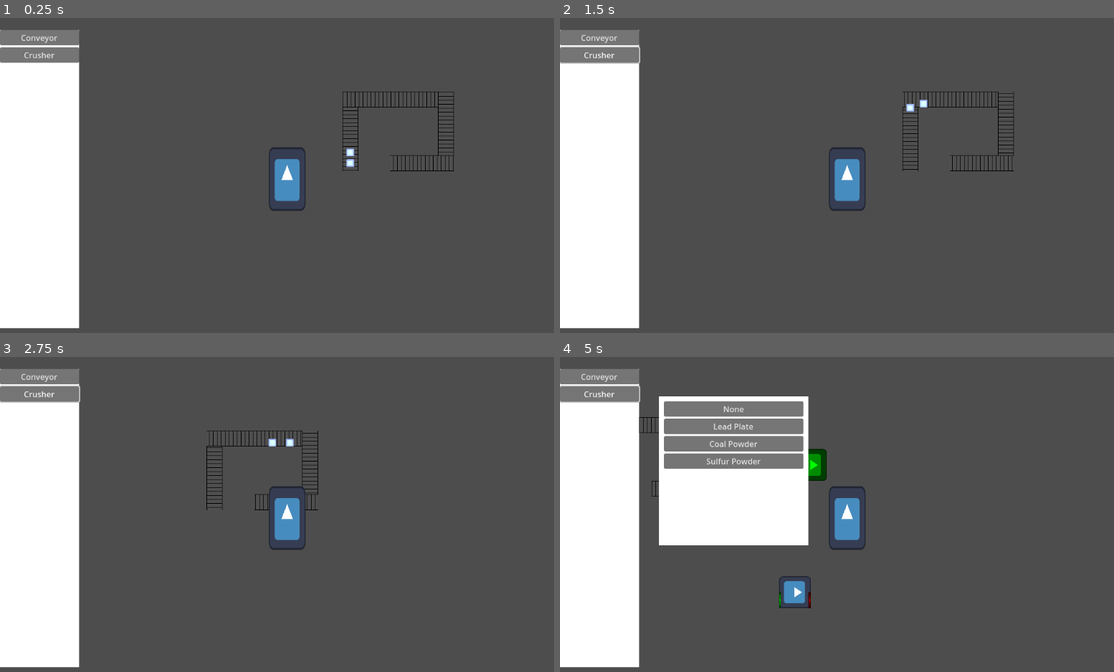
Above: before the commit, frames 1-4 (two rows, left to right).
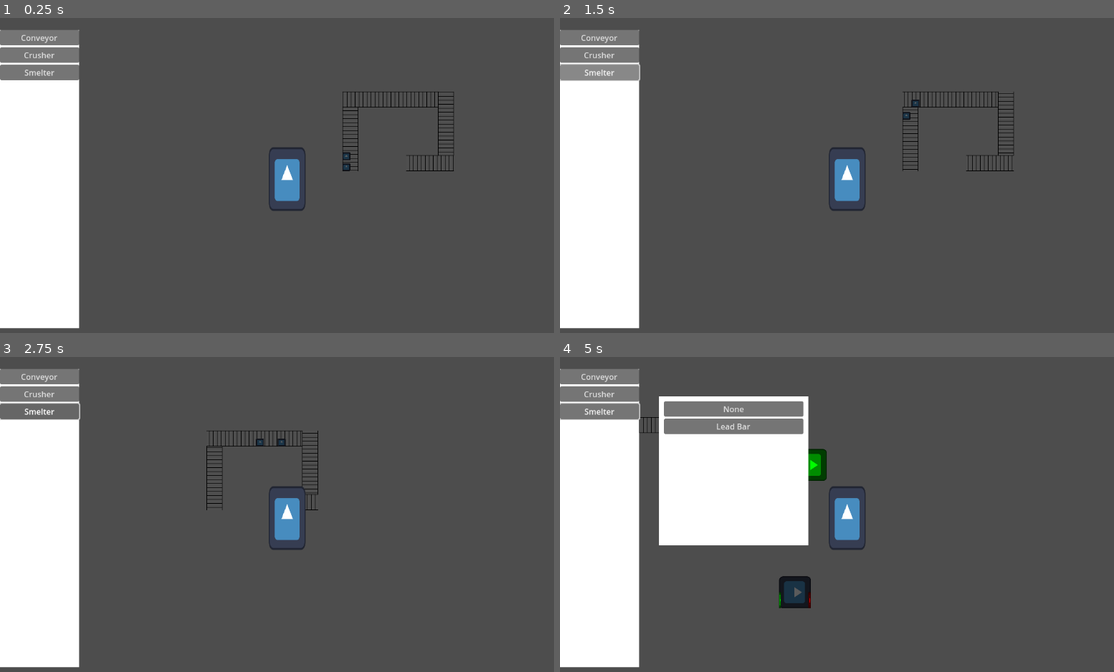
Above: after the commit, the same moments.

Repository: BenjaminWootten/UD-GDDC-space-exploration-jam
Game: Godot game, scene res://world.tscn
The game is run twice, just before and just after one commit, with the same random seed, the same clock (stepped at 60 frames per second) and the same inputs. The engine's default icon, where the game draws it, is replaced by a stand-in: a white triangle on a blue panel in a dark square.
Inputs (mouse positions are in pixels of both pictures, inside the frame that each line leads up to):
- Up to frame 1 (0.25 s): no input
- Up to frame 2 (1.5 s): click "Crusher" at 0.5 s; click (598, 71) at 1.25 s, where only the run after the commit has a clickable "Smelter"
- Up to frame 3 (2.75 s): move the mouse to (38, 413) at 2.02 s; press the mouse at (38, 413) at 2.03 s; hold D (right) from 2.03 s (still down)
- Up to frame 4 (5 s): move the mouse to (587, 429) at 2.77 s; release D (right) at 2.78 s; release the mouse at (587, 429) at 2.78 s; hold S (down) 2.78-3.53 s; right-click (587, 429) at 2.85 s; click (587, 429) at 2.92 s; move the mouse to (903, 448) at 3.52 s; hold D (right) 3.53-4.28 s; hold R (rotate) 3.53-4.28 s; click (903, 448) at 3.67 s; move the mouse to (803, 457) at 4.27 s; hold W (up) from 4.28 s (still down); click (803, 457) at 4.35 s

The runs differ from the first frame. In frame 1, 0.9% of the frame differs, in the area x 0-74%, y 14-49%; in frame 2, 1.0%; in frame 3, 1.0%; in frame 4, 4.1%, in the area x 0-46%, y 9-80%.

Commit message:
base machine class finished and smelter added

Diff:
--- a/UI/build_menu.tscn
+++ b/UI/build_menu.tscn
@@ -14,6 +14,7 @@
 destroy_texture = ExtResource("2_3mu45")
 crusher_texture = ExtResource("2_3mu45")
 conveyor_texture = ExtResource("2_3mu45")
+smelter_texture = ExtResource("2_3mu45")
 hitbox_2x2 = ExtResource("3_8c454")
 hitbox_1x1 = ExtResource("4_bsy6g")
 
@@ -53,6 +54,11 @@
 mouse_filter = 1
 text = "Crusher"
 
+[node name="smelter" type="Button" parent="CanvasLayer/ColorRect/VBoxContainer"]
+layout_mode = 2
+mouse_filter = 1
+text = "Smelter"
+
 [connection signal="area_entered" from="placement_preview" to="placement_preview" method="_on_body_entered"]
 [connection signal="area_exited" from="placement_preview" to="placement_preview" method="_on_body_exited"]
 [connection signal="body_entered" from="placement_preview" to="placement_preview" method="_on_body_entered"]
@@ -60,3 +66,4 @@
 [connection signal="mouse_entered" from="CanvasLayer/ColorRect" to="placement_preview" method="_on_color_rect_mouse_entered"]
 [connection signal="pressed" from="CanvasLayer/ColorRect/VBoxContainer/conveyor" to="placement_preview" method="_on_conveyor_pressed"]
 [connection signal="pressed" from="CanvasLayer/ColorRect/VBoxContainer/crusher" to="placement_preview" method="_on_crusher_pressed"]
+[connection signal="pressed" from="CanvasLayer/ColorRect/VBoxContainer/smelter" to="placement_preview" method="_on_smelter_pressed"]
--- a/UI/placement_preview.gd
+++ b/UI/placement_preview.gd
@@ -20,6 +20,8 @@
 var crusher_path = preload("res://buildings/crafters/crusher.tscn")
 @export var conveyor_texture: CompressedTexture2D
 var conveyor_path = preload("res://buildings/conveyors/conveyor.tscn")
+@export var smelter_texture: CompressedTexture2D
+var smelter_path = preload("res://buildings/crafters/smelter.tscn")
 
 @export var hitbox_2x2: RectangleShape2D
 @export var hitbox_1x1: RectangleShape2D
@@ -95,3 +97,9 @@
 	# Temporary to account for placeholder texture size/color
 	sprite.scale = Vector2(0.5,0.5)
 	sprite.modulate = Color(0,1,0)
+
+func _on_smelter_pressed():
+	placement_start(smelter_texture,  hitbox_2x2, 16, smelter_path)
+	# Temporary to account for placeholder texture size/color
+	sprite.scale = Vector2(0.5,0.5)
+	sprite.modulate = Color(0,1,0)
--- a/UI/recipe_select.gd
+++ b/UI/recipe_select.gd
@@ -11,4 +11,4 @@
 		button.text=building.recipes[recipe]["output_type"].replace("_", " ").capitalize()
 		$MarginContainer/ScrollContainer/MarginContainer/VBoxContainer.add_child(button)
 		recipe_data.append(building.recipes[recipe])
-		button.pressed.connect(building._button_pressed.bind(button.text.replace(" ", "_").to_lower()))
+		button.pressed.connect(building._button_pressed.bind(building.recipes[recipe]["output_type"]))
--- a/buildings/building resources/input.gd
+++ b/buildings/building resources/input.gd
@@ -8,7 +8,7 @@
 	input_updated.connect(machine._on_input_updated)
 
 func _on_body_entered(body):
-	if body.get_meta("item_type") == input_type:
+	if body.item_type == input_type:
 		machine.input_inventory += 1
 		input_updated.emit()
 		body.queue_free()
--- a/buildings/building resources/output.gd
+++ b/buildings/building resources/output.gd
@@ -3,8 +3,8 @@
 @onready var item_container = get_node("/root/World/items")
 
 var items = {
-	iron = preload("res://items/lead_bar.tscn"),
-	iron_plate = preload("res://items/lead_plate.tscn")
+	lead_bar = preload("res://items/lead_bar.tscn"),
+	lead_plate = preload("res://items/lead_plate.tscn")
 }
 
 func spawn(itemName):
--- a/buildings/crafters/crusher.gd
+++ b/buildings/crafters/crusher.gd
@@ -6,3 +6,7 @@
 	coal_powder = {input_type = "coal", input_num = 1, output_type = "coal_powder", output_num = 2, time = 2},
 	sulfur_powder = {input_type = "sulfur", input_num = 1, output_type = "sulfur_powder", output_num = 1, time = 2},
 }
+
+func _button_pressed(recipeName):
+	update_recipe(recipeName, recipes)
+	$CanvasLayer/recipe_select.visible=false
--- a/buildings/crafters/machine.gd
+++ b/buildings/crafters/machine.gd
@@ -22,12 +22,10 @@
 func _on_timer_timeout():
 	_on_input_updated()
 	output_inventory += recipe["output_num"]
-	output.spawn(recipe["output_type"])
+	while output_inventory > 0:
+		output.spawn(recipe["output_type"])
+		output_inventory -= 1
 
 func _on_input_event(viewport, event, shape_idx):
 	if Input.is_action_just_pressed("left_click"):
 		$CanvasLayer/recipe_select.visible=true
-
-func _button_pressed(a):
-	print(a)
-	$CanvasLayer/recipe_select.visible=false
--- /dev/null
+++ b/buildings/crafters/smelter.gd
@@ -0,0 +1,10 @@
+extends "res://buildings/crafters/machine.gd"
+
+var recipes = {
+	none = {input_type = "none", input_num = 0, output_type = "none", output_num = 0, time = 0},
+	lead_bar = {input_type = "lead_ore", input_num = 2, output_type = "lead_bar", output_num = 2, time = 2},
+}
+
+func _button_pressed(recipeName):
+	update_recipe(recipeName, recipes)
+	$CanvasLayer/recipe_select.visible=false
--- a/buildings/crafters/smelter.tscn
+++ b/buildings/crafters/smelter.tscn
@@ -1,6 +1,6 @@
 [gd_scene load_steps=9 format=3 uid="uid://cxvelhgs8tpat"]
 
-[ext_resource type="Script" path="res://buildings/crafters/machine.gd" id="1_803fx"]
+[ext_resource type="Script" path="res://buildings/crafters/smelter.gd" id="1_quqtq"]
 [ext_resource type="PackedScene" uid="uid://f8wyhdc87t2w" path="res://buildings/conveyors/conveyor.tscn" id="2_nauqu"]
 [ext_resource type="Texture2D" uid="uid://cdxrqhqnd634s" path="res://icon.svg" id="3_ok4r4"]
 [ext_resource type="Shape2D" uid="uid://cog31ntdmglii" path="res://buildings/building resources/2x2_hitbox.tres" id="4_5q08r"]
@@ -9,10 +9,10 @@
 [ext_resource type="PackedScene" uid="uid://danurr23cm2s4" path="res://UI/building_ui.tscn" id="7_woh18"]
 [ext_resource type="PackedScene" uid="uid://bwf0yc1cae1s4" path="res://UI/recipe_select.tscn" id="8_b7qrx"]
 
-[node name="Crusher" type="StaticBody2D"]
+[node name="Smelter" type="StaticBody2D"]
 collision_layer = 9
 input_pickable = true
-script = ExtResource("1_803fx")
+script = ExtResource("1_quqtq")
 
 [node name="Conveyor" parent="." instance=ExtResource("2_nauqu")]
 position = Vector2(16, -16)
@@ -21,6 +21,7 @@
 collision_layer = 0
 
 [node name="Sprite2D" type="Sprite2D" parent="."]
+modulate = Color(0.356863, 0.356863, 0.356863, 1)
 scale = Vector2(0.5, 0.5)
 texture = ExtResource("3_ok4r4")
 
--- a/items/item.gd
+++ b/items/item.gd
@@ -1,6 +1,8 @@
 extends RigidBody2D
 
 var conveyors = 0
+
+@export var item_type: String
 
 func add_conveyor():
 	conveyors += 1
--- a/items/lead_bar.tscn
+++ b/items/lead_bar.tscn
@@ -9,7 +9,7 @@
 collision_mask = 0
 gravity_scale = 0.0
 script = ExtResource("1_g371f")
-metadata/item_type = "iron"
+item_type = "lead_bar"
 
 [node name="Sprite2D" type="Sprite2D" parent="."]
 modulate = Color(3, 3, 3, 1)
--- /dev/null
+++ b/items/lead_ore.tscn
@@ -0,0 +1,22 @@
+[gd_scene load_steps=4 format=3 uid="uid://1u0npjhd7wdi"]
+
+[ext_resource type="Script" path="res://items/item.gd" id="1_xq5yw"]
+[ext_resource type="Texture2D" uid="uid://cdxrqhqnd634s" path="res://icon.svg" id="2_c0e2c"]
+[ext_resource type="Shape2D" uid="uid://ufpogfkxk8kh" path="res://items/item_hitbox.tres" id="3_yx0p5"]
+
+[node name="lead_ore" type="RigidBody2D"]
+collision_layer = 2
+collision_mask = 0
+gravity_scale = 0.0
+script = ExtResource("1_xq5yw")
+item_type = "lead_ore"
+metadata/item_type = "iron_plate"
+
+[node name="Sprite2D" type="Sprite2D" parent="."]
+modulate = Color(0.376471, 0.376471, 0.376471, 1)
+position = Vector2(0, 2.38419e-07)
+scale = Vector2(0.125, 0.125)
+texture = ExtResource("2_c0e2c")
+
+[node name="CollisionShape2D" type="CollisionShape2D" parent="."]
+shape = ExtResource("3_yx0p5")
--- a/items/lead_plate.tscn
+++ b/items/lead_plate.tscn
@@ -9,6 +9,7 @@
 collision_mask = 0
 gravity_scale = 0.0
 script = ExtResource("1_osjgs")
+item_type = "lead_plate"
 metadata/item_type = "iron_plate"
 
 [node name="Sprite2D" type="Sprite2D" parent="."]
--- a/world.tscn
+++ b/world.tscn
@@ -2,7 +2,7 @@
 
 [ext_resource type="PackedScene" uid="uid://cn1hsv2nyoqrj" path="res://Player.tscn" id="1_85nff"]
 [ext_resource type="PackedScene" uid="uid://f8wyhdc87t2w" path="res://buildings/conveyors/conveyor.tscn" id="2_3vhja"]
-[ext_resource type="PackedScene" uid="uid://c5qp4noe7qt3s" path="res://items/lead_bar.tscn" id="3_weype"]
+[ext_resource type="PackedScene" uid="uid://1u0npjhd7wdi" path="res://items/lead_ore.tscn" id="2_xkrht"]
 [ext_resource type="PackedScene" uid="uid://d0xyhvyrdq3gl" path="res://UI/build_menu.tscn" id="5_xdaow"]
 
 [node name="World" type="Node2D"]
@@ -73,19 +73,15 @@
 position = Vector2(256, -32)
 rotation = 4.71238
 
-[node name="Conveyor18" parent="conveyors" instance=ExtResource("2_3vhja")]
-position = Vector2(224, -32)
-rotation = 4.71238
-
 [node name="machines" type="Node2D" parent="."]
 
 [node name="items" type="Node2D" parent="."]
 
-[node name="iron" parent="items" instance=ExtResource("3_weype")]
-position = Vector2(128, -32)
+[node name="lead_ore" parent="items" instance=ExtResource("2_xkrht")]
+position = Vector2(120, -24)
 
-[node name="iron2" parent="items" instance=ExtResource("3_weype")]
-position = Vector2(128, -32)
+[node name="lead_ore2" parent="items" instance=ExtResource("2_xkrht")]
+position = Vector2(120, -24)
 
 [node name="build_menu" parent="." instance=ExtResource("5_xdaow")]
 
